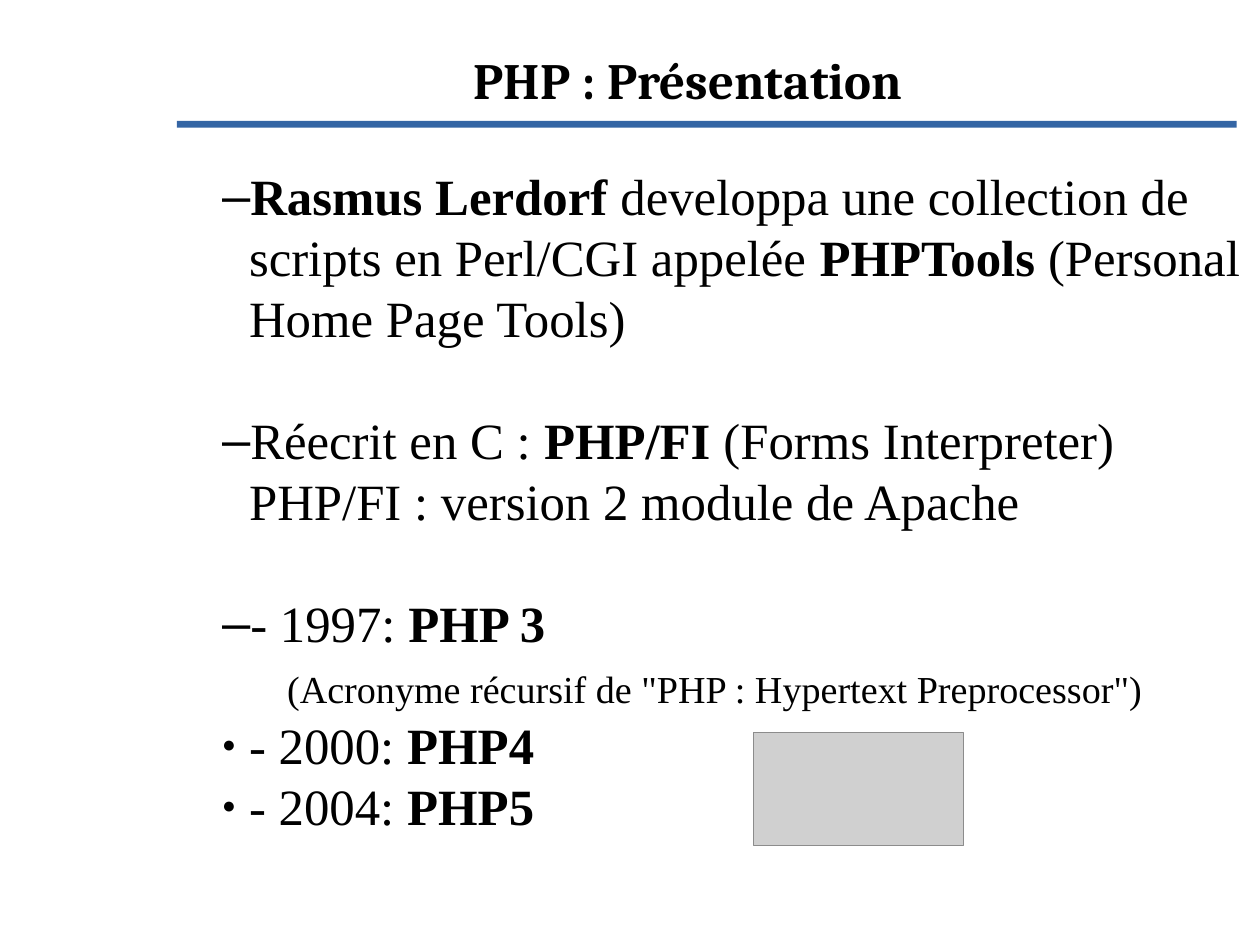
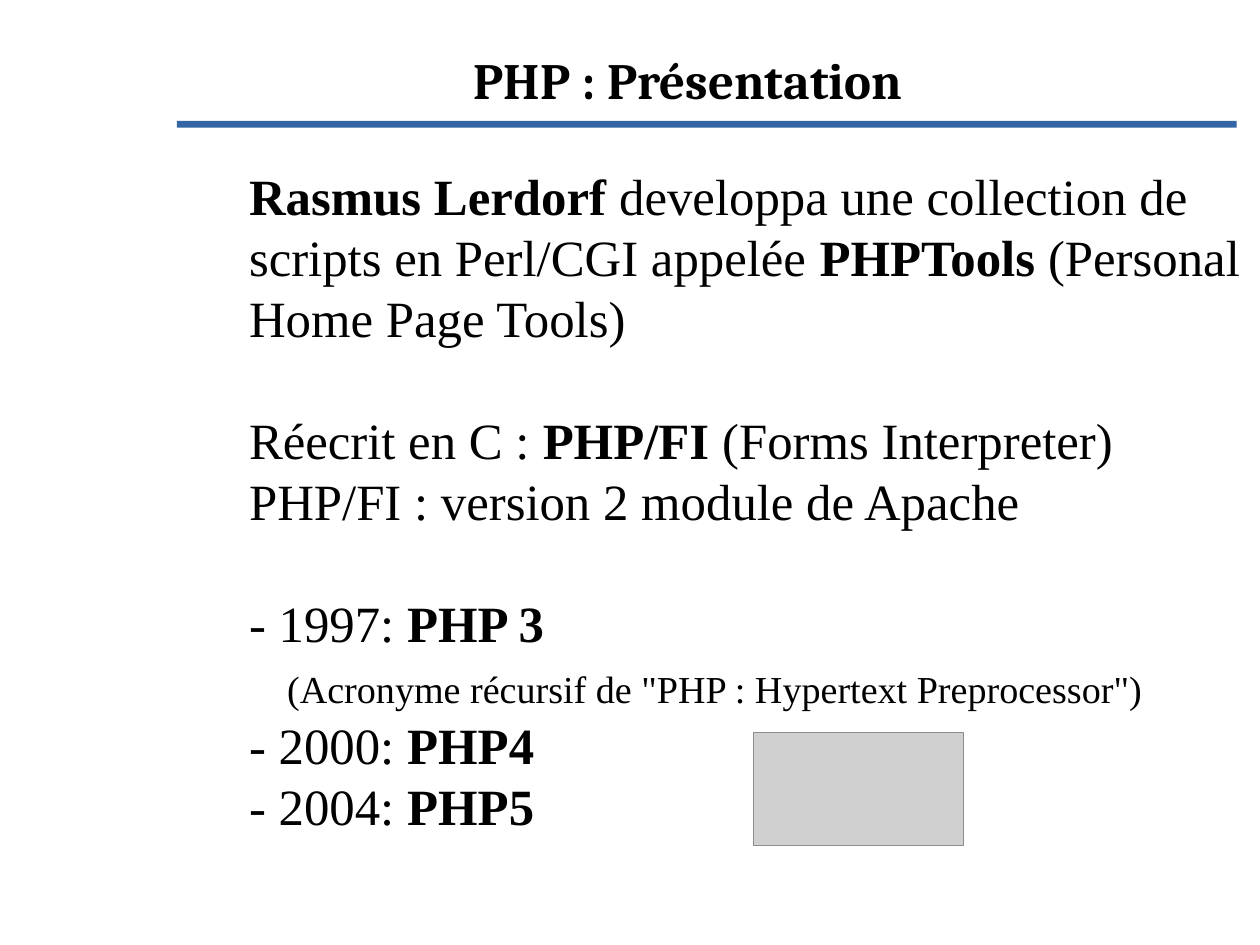
Before and after one commit to Evolix/evoformations, a slide deck: slide 2 of slides/php.odp. Drawn at 1260x945 pixels with LibreOffice and Linux fonts; fonts in the diff are those of the drawing; grey boxes stand for pictures; background and template pictures are left out. Boxes give left, top, right and bottom in pixels: in the first picture for what was removed or moved away, otherwise in the second. Text is boxed around its words. In the diff, an @@ line names an element or a change of style, - is before the commit and + after.

```diff
--- a/slides/php.odp
+++ b/slides/php.odp
@@ subtitle "Rasmus Lerdorf developpa une collection ..." at (249, 179, 1240, 826): bullet – to none; list level 2 to 1 in "Rasmus Lerdorf developpa une collection ..."; list level 2 to 1 in "Réecrit en C : PHP/FI ..."; list level 2 to 1 in "- 1997: PHP 3 (Acronyme ..."; bullet ● to none; list level 2 to 1 in "- 2000: PHP4"; list level 2 to 1 in "- 2004: PHP5" @@
```
Also in this commit, not shown: 10 other slides changed, 3 slides added, 2 other files.
